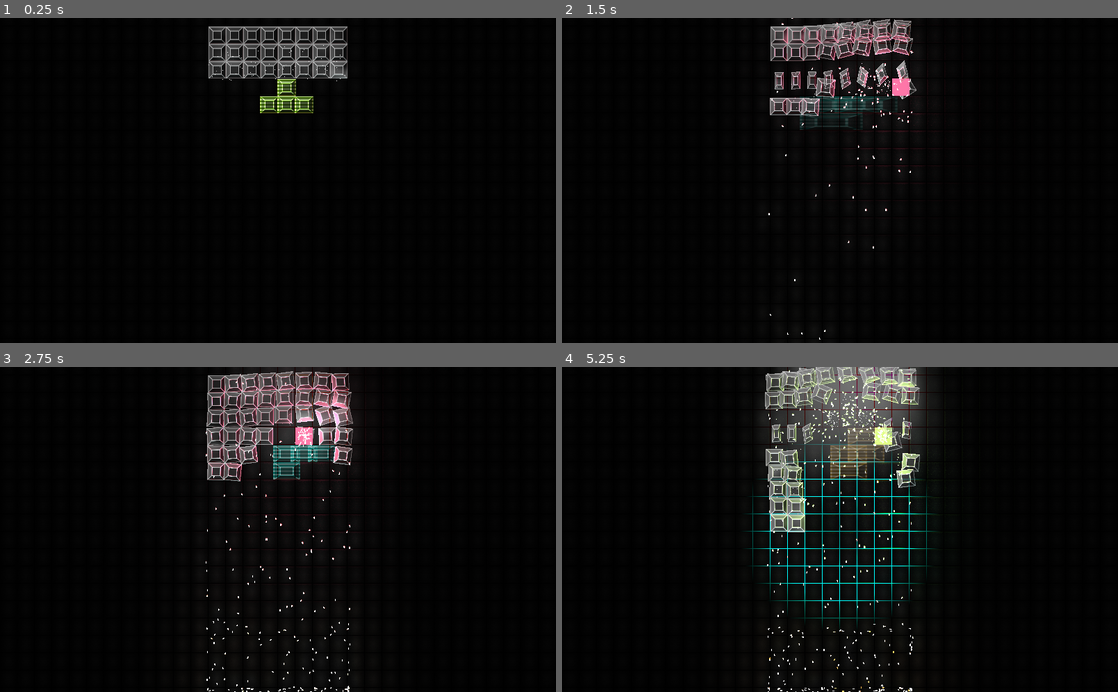
Above: before the commit, frames 1-4 (two rows, left to right).
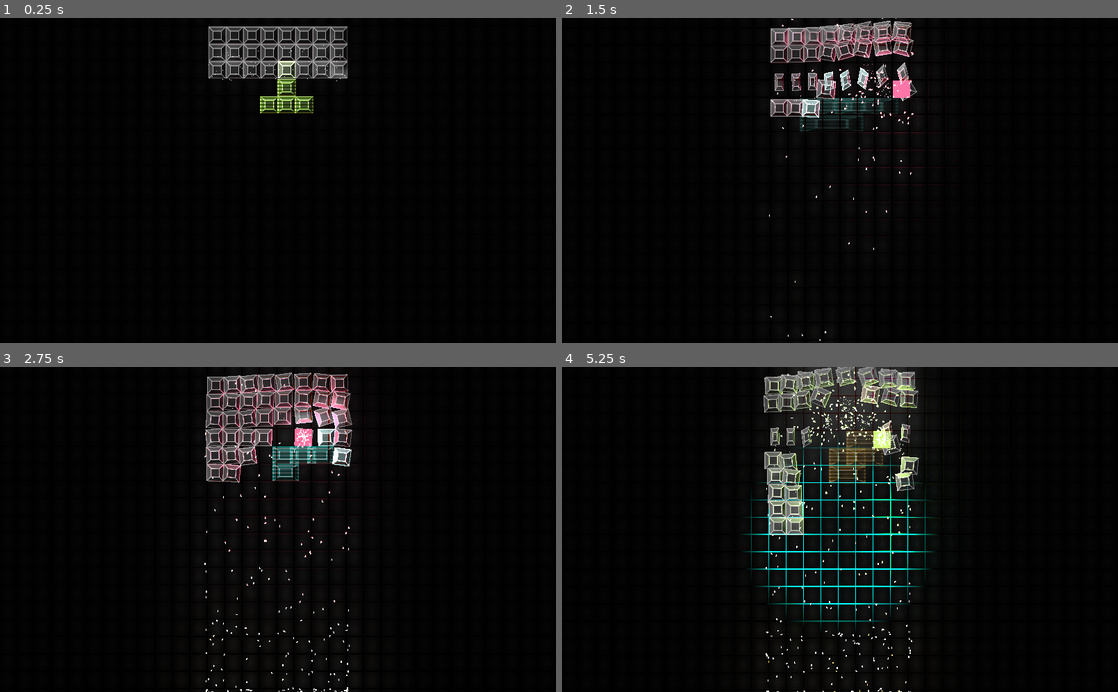
Above: after the commit, the same moments.

Repository: QuentinDaveau/reverse-tetris
Game: Godot game, scene res://src/game/Game.tscn
Same seed, same stepped clock (60 frames per second), same inputs: the game is played once before the commit and once after it.
Inputs:
- Up to frame 1 (0.25 s): no input
- Up to frame 2 (1.5 s): tap Enter (ui_accept) at 0.5, 0.77, 0.8, 1.07, 1.35 s; hold Right (ui_right) 0.53-1.28 s; tap R (game_rotate) at 0.6 s; hold Left (ui_left) from 1.28 s (still down)
- Up to frame 3 (2.75 s): tap Enter (ui_accept) at 1.52, 1.82, 2.3 s; tap R (game_rotate) at 1.55, 2.1 s; release Left (ui_left) at 2.03 s; hold Right (ui_right) from 2.03 s (still down)
- Up to frame 4 (5.25 s): tap R (game_rotate) at 2.85, 4.35, 5.1 s; tap Enter (ui_accept) at 3.02, 3.32, 3.6, 3.77, 4.07, 4.52, 4.82 s; release Right (ui_right) at 3.53 s; hold Left (ui_left) from 3.53 s (still down)

The runs differ from the first frame. In frame 1, 0.1% of the frame differs, in the area x 50-54%, y 13-19%; in frame 2, 3.7%; in frame 3, 5.6%; in frame 4, 11%, in the area x 32-68%, y 0-100%.

Commit message:
Add screen-shake and block highlight

Diff:
--- a/project.godot
+++ b/project.godot
@@ -42,6 +42,10 @@
 run/main_scene="res://src/game/Game.tscn"
 config/icon="res://icon.png"
 
+[autoload]
+
+CameraManager="*res://src/autoload/camera_manager.gd"
+
 [display]
 
 window/stretch/mode="2d"
--- /dev/null
+++ b/src/autoload/camera_manager.gd
@@ -0,0 +1,11 @@
+extends Node
+
+var _game_camera: Camera2D
+
+
+func _ready() -> void:
+	_game_camera = get_tree().get_root().find_node("GameCamera", true, false)
+
+
+func get_camera() -> Camera2D:
+	return _game_camera
--- a/src/block/Block.tscn
+++ b/src/block/Block.tscn
@@ -47,42 +47,68 @@
 [sub_resource type="VisualShaderNodeVectorScalarMix" id=13]
 default_input_values = [ 0, Vector3( 0, 0, 0 ), 1, Vector3( 0, 0, 0 ), 2, 0.5 ]
 
-[sub_resource type="VisualShaderNodeScalarOp" id=32]
-
-[sub_resource type="VisualShaderNodeVectorOp" id=33]
+[sub_resource type="VisualShaderNodeScalarOp" id=14]
+
+[sub_resource type="VisualShaderNodeVectorOp" id=15]
 default_input_values = [ 0, Vector3( 0, 0, 0 ), 1, Vector3( 1.2, 1.2, 1.2 ) ]
 operator = 2
 
-[sub_resource type="VisualShaderNodeScalarOp" id=34]
+[sub_resource type="VisualShaderNodeScalarOp" id=16]
 default_input_values = [ 0, 2.0, 1, 0.3 ]
 
-[sub_resource type="VisualShaderNodeScalarClamp" id=35]
-
-[sub_resource type="OpenSimplexNoise" id=14]
+[sub_resource type="VisualShaderNodeScalarClamp" id=17]
+
+[sub_resource type="VisualShaderNodeColorUniform" id=18]
+uniform_name = "HighlightColor"
+
+[sub_resource type="VisualShaderNodeVectorOp" id=21]
+output_port_for_preview = 0
+
+[sub_resource type="VisualShaderNodeVectorOp" id=42]
+default_input_values = [ 0, Vector3( 0, 0, 0 ), 1, Vector3( 2, 2, 2 ) ]
+operator = 2
+
+[sub_resource type="VisualShaderNodeVectorOp" id=43]
+default_input_values = [ 0, Vector3( 0.5, 0.5, 0.5 ), 1, Vector3( 0, 0, 0 ) ]
+
+[sub_resource type="VisualShaderNodeVectorLen" id=44]
+
+[sub_resource type="VisualShaderNodeVectorOp" id=45]
+operator = 2
+
+[sub_resource type="VisualShaderNodeVectorOp" id=46]
+operator = 2
+
+[sub_resource type="OpenSimplexNoise" id=22]
 period = 48.0
 
-[sub_resource type="NoiseTexture" id=15]
+[sub_resource type="NoiseTexture" id=23]
 seamless = true
-noise = SubResource( 14 )
-
-[sub_resource type="VisualShaderNodeTexture" id=16]
+noise = SubResource( 22 )
+
+[sub_resource type="VisualShaderNodeTexture" id=24]
 output_port_for_preview = 0
-texture = SubResource( 15 )
-
-[sub_resource type="VisualShaderNodeVectorOp" id=17]
+texture = SubResource( 23 )
+
+[sub_resource type="VisualShaderNodeScalarOp" id=47]
+default_input_values = [ 0, 0.0, 1, 1.5 ]
+operator = 2
+
+[sub_resource type="VisualShaderNodeVectorOp" id=25]
 output_port_for_preview = 0
 
-[sub_resource type="VisualShaderNodeInput" id=18]
+[sub_resource type="VisualShaderNodeInput" id=26]
 input_name = "time"
 
-[sub_resource type="VisualShaderNodeScalarUniform" id=19]
+[sub_resource type="VisualShaderNodeScalarUniform" id=27]
 uniform_name = "Speed"
 
-[sub_resource type="VisualShaderNodeScalarOp" id=20]
+[sub_resource type="VisualShaderNodeScalarOp" id=28]
 operator = 2
 
-[sub_resource type="VisualShader" id=21]
+[sub_resource type="VisualShader" id=29]
 code = "shader_type canvas_item;
+uniform vec4 HighlightColor : hint_color;
 uniform float Speed;
 uniform sampler2D tex_frg_4;uniform sampler2D tex_frg_13;
 
@@ -93,70 +119,29 @@
 }
 
 void fragment() {
-// ScalarUniform:8
-	float n_out8p0;
-	n_out8p0 = Speed;
-
-// Input:7
-	float n_out7p0;
-	n_out7p0 = TIME;
-
-// ScalarOp:9
-	float n_out9p0;
-	n_out9p0 = n_out8p0 * n_out7p0;
-
-// ScalarOp:16
-	float n_in16p1 = -1.00000;
-	float n_out16p0;
-	n_out16p0 = n_out9p0 * n_in16p1;
-
-// VectorCompose:11
-	float n_in11p0 = 0.00000;
-	float n_in11p2 = 0.00000;
-	vec3 n_out11p0;
-	n_out11p0 = vec3( n_in11p0 , n_out16p0 , n_in11p2 );
-
-// Input:2
-	vec3 n_out2p0;
-	n_out2p0 = vec3(SCREEN_UV,0.0);
-
-// VectorOp:10
-	vec3 n_out10p0;
-	n_out10p0 = n_out11p0 + n_out2p0;
-
-// Texture:4
-	vec3 n_out4p0;
-	float n_out4p1;
-	vec4 tex_frg_4_read = texture( tex_frg_4 , n_out10p0.xy );
-	n_out4p0 = tex_frg_4_read.rgb;
-	n_out4p1 = tex_frg_4_read.a;
-
-// VectorCompose:12
-	float n_in12p0 = 0.00000;
-	float n_in12p2 = 0.00000;
-	vec3 n_out12p0;
-	n_out12p0 = vec3( n_in12p0 , n_out9p0 , n_in12p2 );
-
-// VectorOp:14
-	vec3 n_out14p0;
-	n_out14p0 = n_out2p0 + n_out12p0;
-
-// Texture:13
-	vec3 n_out13p0;
-	float n_out13p1;
-	vec4 tex_frg_13_read = texture( tex_frg_13 , n_out14p0.xy );
-	n_out13p0 = tex_frg_13_read.rgb;
-	n_out13p1 = tex_frg_13_read.a;
-
-// VectorOp:6
-	vec3 n_out6p0;
-	n_out6p0 = n_out4p0 + n_out13p0;
-
-// VectorSmoothStep:15
-	vec3 n_in15p0 = vec3(0.95000,0.95000,0.95000);
-	vec3 n_in15p1 = vec3(1.90000,1.90000,1.90000);
-	vec3 n_out15p0;
-	n_out15p0 = smoothstep( n_in15p0, n_in15p1, n_out6p0 );
+// ColorUniform:28
+	vec3 n_out28p0;
+	float n_out28p1;
+	n_out28p0 = HighlightColor.rgb;
+	n_out28p1 = HighlightColor.a;
+
+// VectorLen:37
+	float n_out37p0;
+	n_out37p0 = length( n_out28p0 );
+
+// VectorOp:35
+	vec3 n_in35p1 = vec3(2.00000,2.00000,2.00000);
+	vec3 n_out35p0;
+	n_out35p0 = n_out28p0 * n_in35p1;
+
+// VectorOp:36
+	vec3 n_in36p0 = vec3(0.50000,0.50000,0.50000);
+	vec3 n_out36p0;
+	n_out36p0 = n_in36p0 + n_out35p0;
+
+// VectorOp:38
+	vec3 n_out38p0;
+	n_out38p0 = vec3(n_out37p0) * n_out36p0;
 
 // Input:17
 
@@ -169,9 +154,87 @@
 		n_out18p1 = _tex_read.a;
 	}
 
+// ScalarOp:40
+	float n_in40p1 = 1.50000;
+	float n_out40p0;
+	n_out40p0 = n_out18p1 * n_in40p1;
+
+// VectorOp:39
+	vec3 n_out39p0;
+	n_out39p0 = n_out38p0 * vec3(n_out40p0);
+
+// ScalarUniform:8
+	float n_out8p0;
+	n_out8p0 = Speed;
+
+// Input:7
+	float n_out7p0;
+	n_out7p0 = TIME;
+
+// ScalarOp:9
+	float n_out9p0;
+	n_out9p0 = n_out8p0 * n_out7p0;
+
+// ScalarOp:16
+	float n_in16p1 = -1.00000;
+	float n_out16p0;
+	n_out16p0 = n_out9p0 * n_in16p1;
+
+// VectorCompose:11
+	float n_in11p0 = 0.00000;
+	float n_in11p2 = 0.00000;
+	vec3 n_out11p0;
+	n_out11p0 = vec3( n_in11p0 , n_out16p0 , n_in11p2 );
+
+// Input:2
+	vec3 n_out2p0;
+	n_out2p0 = vec3(SCREEN_UV,0.0);
+
+// VectorOp:10
+	vec3 n_out10p0;
+	n_out10p0 = n_out11p0 + n_out2p0;
+
+// Texture:4
+	vec3 n_out4p0;
+	float n_out4p1;
+	vec4 tex_frg_4_read = texture( tex_frg_4 , n_out10p0.xy );
+	n_out4p0 = tex_frg_4_read.rgb;
+	n_out4p1 = tex_frg_4_read.a;
+
+// VectorCompose:12
+	float n_in12p0 = 0.00000;
+	float n_in12p2 = 0.00000;
+	vec3 n_out12p0;
+	n_out12p0 = vec3( n_in12p0 , n_out9p0 , n_in12p2 );
+
+// VectorOp:14
+	vec3 n_out14p0;
+	n_out14p0 = n_out2p0 + n_out12p0;
+
+// Texture:13
+	vec3 n_out13p0;
+	float n_out13p1;
+	vec4 tex_frg_13_read = texture( tex_frg_13 , n_out14p0.xy );
+	n_out13p0 = tex_frg_13_read.rgb;
+	n_out13p1 = tex_frg_13_read.a;
+
+// VectorOp:6
+	vec3 n_out6p0;
+	n_out6p0 = n_out4p0 + n_out13p0;
+
+// VectorSmoothStep:15
+	vec3 n_in15p0 = vec3(0.95000,0.95000,0.95000);
+	vec3 n_in15p1 = vec3(1.90000,1.90000,1.90000);
+	vec3 n_out15p0;
+	n_out15p0 = smoothstep( n_in15p0, n_in15p1, n_out6p0 );
+
 // VectorScalarMix:21
 	vec3 n_out21p0;
 	n_out21p0 = mix( n_out15p0 , n_out18p0 , n_out18p1 );
+
+// VectorOp:32
+	vec3 n_out32p0;
+	n_out32p0 = n_out39p0 + n_out21p0;
 
 // VectorOp:23
 	vec3 n_in23p1 = vec3(1.20000,1.20000,1.20000);
@@ -194,7 +257,7 @@
 	n_out25p0 = clamp( n_out22p0, n_in25p1, n_in25p2 );
 
 // Output:0
-	COLOR.rgb = n_out21p0;
+	COLOR.rgb = n_out32p0;
 	COLOR.a = n_out25p0;
 
 }
@@ -204,21 +267,21 @@
 
 }
 "
-graph_offset = Vector2( 625.552, 452.511 )
+graph_offset = Vector2( 800.437, 16 )
 mode = 1
 flags/light_only = false
-nodes/fragment/0/position = Vector2( 1880, 420 )
+nodes/fragment/0/position = Vector2( 1960, 420 )
 nodes/fragment/2/node = SubResource( 12 )
 nodes/fragment/2/position = Vector2( -40, 300 )
-nodes/fragment/4/node = SubResource( 16 )
+nodes/fragment/4/node = SubResource( 24 )
 nodes/fragment/4/position = Vector2( 700, 60 )
-nodes/fragment/6/node = SubResource( 17 )
+nodes/fragment/6/node = SubResource( 25 )
 nodes/fragment/6/position = Vector2( 960, 280 )
-nodes/fragment/7/node = SubResource( 18 )
+nodes/fragment/7/node = SubResource( 26 )
 nodes/fragment/7/position = Vector2( -40, 220 )
-nodes/fragment/8/node = SubResource( 19 )
+nodes/fragment/8/node = SubResource( 27 )
 nodes/fragment/8/position = Vector2( -40, 120 )
-nodes/fragment/9/node = SubResource( 20 )
+nodes/fragment/9/node = SubResource( 28 )
 nodes/fragment/9/position = Vector2( 160, 140 )
 nodes/fragment/10/node = SubResource( 1 )
 nodes/fragment/10/position = Vector2( 460, 160 )
@@ -239,30 +302,48 @@
 nodes/fragment/18/node = SubResource( 11 )
 nodes/fragment/18/position = Vector2( 1140, 500 )
 nodes/fragment/21/node = SubResource( 13 )
-nodes/fragment/21/position = Vector2( 1400, 480 )
-nodes/fragment/22/node = SubResource( 32 )
-nodes/fragment/22/position = Vector2( 1620, 400 )
-nodes/fragment/23/node = SubResource( 33 )
-nodes/fragment/23/position = Vector2( 1467.77, 289.511 )
-nodes/fragment/24/node = SubResource( 34 )
-nodes/fragment/24/position = Vector2( 1592.77, 609.511 )
-nodes/fragment/25/node = SubResource( 35 )
-nodes/fragment/25/position = Vector2( 1786.77, 606.511 )
-nodes/fragment/connections = PoolIntArray( 8, 0, 9, 0, 7, 0, 9, 1, 2, 0, 10, 1, 10, 0, 4, 0, 11, 0, 10, 0, 9, 0, 12, 1, 2, 0, 14, 0, 12, 0, 14, 1, 14, 0, 13, 0, 13, 0, 6, 1, 6, 0, 15, 2, 9, 0, 16, 0, 16, 0, 11, 1, 17, 0, 18, 2, 18, 1, 21, 2, 18, 0, 21, 1, 4, 0, 6, 0, 15, 0, 21, 0, 21, 0, 0, 0, 15, 0, 23, 0, 23, 0, 22, 0, 24, 0, 22, 1, 22, 0, 25, 0, 25, 0, 0, 1, 18, 1, 24, 0 )
-
-[sub_resource type="ShaderMaterial" id=22]
+nodes/fragment/21/position = Vector2( 1420, 420 )
+nodes/fragment/22/node = SubResource( 14 )
+nodes/fragment/22/position = Vector2( 1600, 600 )
+nodes/fragment/23/node = SubResource( 15 )
+nodes/fragment/23/position = Vector2( 1420, 540 )
+nodes/fragment/24/node = SubResource( 16 )
+nodes/fragment/24/position = Vector2( 1420, 680 )
+nodes/fragment/25/node = SubResource( 17 )
+nodes/fragment/25/position = Vector2( 1780, 640 )
+nodes/fragment/28/node = SubResource( 18 )
+nodes/fragment/28/position = Vector2( 1120, 120 )
+nodes/fragment/32/node = SubResource( 21 )
+nodes/fragment/32/position = Vector2( 1780, 360 )
+nodes/fragment/35/node = SubResource( 42 )
+nodes/fragment/35/position = Vector2( 1320, 120 )
+nodes/fragment/36/node = SubResource( 43 )
+nodes/fragment/36/position = Vector2( 1520, 100 )
+nodes/fragment/37/node = SubResource( 44 )
+nodes/fragment/37/position = Vector2( 1392.44, 18 )
+nodes/fragment/38/node = SubResource( 45 )
+nodes/fragment/38/position = Vector2( 1780, 20 )
+nodes/fragment/39/node = SubResource( 46 )
+nodes/fragment/39/position = Vector2( 1760, 160 )
+nodes/fragment/40/node = SubResource( 47 )
+nodes/fragment/40/position = Vector2( 1520, 220 )
+nodes/fragment/connections = PoolIntArray( 8, 0, 9, 0, 7, 0, 9, 1, 2, 0, 10, 1, 10, 0, 4, 0, 11, 0, 10, 0, 9, 0, 12, 1, 2, 0, 14, 0, 12, 0, 14, 1, 14, 0, 13, 0, 13, 0, 6, 1, 6, 0, 15, 2, 9, 0, 16, 0, 16, 0, 11, 1, 17, 0, 18, 2, 18, 1, 21, 2, 18, 0, 21, 1, 4, 0, 6, 0, 15, 0, 21, 0, 15, 0, 23, 0, 23, 0, 22, 0, 24, 0, 22, 1, 22, 0, 25, 0, 25, 0, 0, 1, 18, 1, 24, 0, 21, 0, 32, 1, 32, 0, 0, 0, 28, 0, 37, 0, 39, 0, 32, 0, 28, 0, 35, 0, 35, 0, 36, 1, 37, 0, 38, 0, 38, 0, 39, 0, 36, 0, 38, 1, 18, 1, 40, 0, 40, 0, 39, 1 )
+
+[sub_resource type="ShaderMaterial" id=30]
+resource_local_to_scene = true
 render_priority = 1
-shader = SubResource( 21 )
+shader = SubResource( 29 )
+shader_param/HighlightColor = Color( 0, 0, 0, 1 )
 shader_param/Speed = 0.025
 
-[sub_resource type="Gradient" id=23]
+[sub_resource type="Gradient" id=31]
 offsets = PoolRealArray( 0.785185, 1 )
 colors = PoolColorArray( 1, 1, 1, 0.643137, 1, 1, 1, 0 )
 
-[sub_resource type="GradientTexture" id=24]
-gradient = SubResource( 23 )
-
-[sub_resource type="ParticlesMaterial" id=25]
+[sub_resource type="GradientTexture" id=32]
+gradient = SubResource( 31 )
+
+[sub_resource type="ParticlesMaterial" id=33]
 lifetime_randomness = 0.17
 emission_shape = 2
 emission_box_extents = Vector3( 15, 15, 1 )
@@ -552,7 +633,7 @@
 
 [node name="Sprite" type="Sprite" parent="."]
 light_mask = 7
-material = SubResource( 22 )
+material = SubResource( 30 )
 scale = Vector2( 0.5, 0.5 )
 texture = ExtResource( 1 )
 normal_map = ExtResource( 3 )
--- a/src/block/block.gd
+++ b/src/block/block.gd
@@ -4,7 +4,7 @@
 const MAX_REPULSE_DIST: float = 200.0
 const MAX_SHAKE_DIST: float = 200.0
 const REPULSE_POWER: float = 15.0
-const SHAKE_POWER: float = 15.0
+const CAMERA_SHAKE_POWER: float = 5.0
 
 var _explode_delay: float = 0.2
 var _move_speed: float = 0.2
@@ -19,6 +19,10 @@
 	if abs($Sprite.rotation) > 0.001:
 		_repulse_shake = lerp(_repulse_shake, 0.0, 0.2)
 		$Sprite.rotation = _repulse_shake
+
+
+func highlight(highlight_color: Color) -> void:
+	$Sprite.get_material().set_shader_param("HighlightColor", highlight_color)
 
 
 func repulse(origin: Vector2) -> void:
@@ -59,7 +63,6 @@
 
 
 func explode(explosion_color: Color, limit_left: float, limit_right: float, limit_bottom: float) -> void:
-	print(limit_left, "   ", limit_right, "   ", limit_bottom)
 	$Light2D.color = explosion_color
 	$ColorRect.color = explosion_color
 	randomize()
@@ -71,7 +74,7 @@
 
 	for block in get_tree().get_nodes_in_group("Block"):
 		block.repulse(global_position)
-
+	CameraManager.get_camera().add_shake(CAMERA_SHAKE_POWER)
 	$ExplosionParticles.get_process_material().set_shader_param("max_left", limit_left)
 	$ExplosionParticles.get_process_material().set_shader_param("max_right", limit_right)
 	$ExplosionParticles.get_process_material().set_shader_param("max_bottom", limit_bottom)
--- a/src/game/Game.tscn
+++ b/src/game/Game.tscn
@@ -1,8 +1,9 @@
-[gd_scene load_steps=5 format=2]
+[gd_scene load_steps=6 format=2]
 
 [ext_resource path="res://src/grid/Grid.tscn" type="PackedScene" id=1]
 [ext_resource path="res://src/generator/Generator.tscn" type="PackedScene" id=2]
 [ext_resource path="res://src/background/Background.tscn" type="PackedScene" id=3]
+[ext_resource path="res://src/game/game_camera.gd" type="Script" id=4]
 
 [sub_resource type="Environment" id=1]
 background_mode = 4
@@ -28,3 +29,10 @@
 
 [node name="WorldEnvironment" type="WorldEnvironment" parent="."]
 environment = SubResource( 1 )
+
+[node name="GameCamera" type="Camera2D" parent="."]
+position = Vector2( 512, 300 )
+current = true
+script = ExtResource( 4 )
+
+[node name="Shaker" type="Tween" parent="GameCamera"]
--- /dev/null
+++ b/src/game/game_camera.gd
@@ -0,0 +1,43 @@
+extends Camera2D
+
+const SHAKE_THRESHOLD: float = 0.5
+
+export(float) var _shake_damp: float = 0.7
+export(float) var _shake_noise: float = 0.1
+export(float) var _shake_speed: float = 0.03
+
+var _shake_amount: Vector2 = Vector2.ZERO
+
+
+func _ready() -> void:
+	$Shaker.connect("tween_all_completed", self, "_shake_move_completed")
+
+
+func add_shake(amount: float) -> void:
+	randomize()
+	var vec_amount := (Vector2(randf(), randf()) - Vector2(0.5, 0.5)) * 2.0 * amount
+
+	if sign(_shake_amount.x):
+		_shake_amount.x += vec_amount.x * sign(_shake_amount.x)
+	else:
+		_shake_amount.x += vec_amount.x
+	if sign(_shake_amount.y):
+		_shake_amount.y += vec_amount.y * sign(_shake_amount.y)
+	else:
+		_shake_amount.y += vec_amount.y
+	_shake()
+
+
+func _shake_move_completed() -> void:
+	if not _shake_amount:
+		return
+	randomize()
+	_shake_amount = (-_shake_amount * (1 - _shake_damp)).rotated(rand_range(-PI/2 * _shake_noise, PI/2 * _shake_noise))
+	if _shake_amount.length() < SHAKE_THRESHOLD:
+		_shake_amount = Vector2.ZERO
+	_shake()
+
+
+func _shake() -> void:
+	$Shaker.interpolate_property(self, "offset", offset, _shake_amount, _shake_speed, Tween.TRANS_CIRC, Tween.EASE_IN_OUT)
+	$Shaker.start()
--- a/src/grid/Grid.tscn
+++ b/src/grid/Grid.tscn
@@ -10,6 +10,5 @@
 z_index = 1
 texture = ExtResource( 2 )
 offset = Vector2( 0, -512 )
-color = Color( 0.784314, 1, 1, 1 )
-energy = 2.0
+energy = 1.8
 range_item_cull_mask = 4
--- a/src/grid/grid.gd
+++ b/src/grid/grid.gd
@@ -18,6 +18,8 @@
 
 var _wall_delay: int = 0
 var _block_move_delay: float = 0.07
+
+var _highlighted_blocks: Array = []
 
 
 # Called when the node enters the scene tree for the first time.
@@ -94,9 +96,17 @@
 			int(_rows + pos.y + blocks[i].x) % _rows)))
 		models[i].update_shader(blocks[i].y)
 
-#		models[i].global_position = _convert_to_world_position(pos + Vector2(blocks[i].x, blocks[i].y))
-#		draw_rect(Rect2(Vector2(2 + (int(_rows + pos.y + block.x) % _rows) * _cell_size, -2 - (pos.x + block.y) * _cell_size), Vector2(1, -1) * (_cell_size - 5)), Color.blue)
-
+	var neighbours: PoolVector2Array = []
+	for block in blocks:
+		neighbours.append_array(_find_neighbour(Vector2(pos.x + block.y, int(_rows + pos.y + block.x) % _rows)))
+	for block in _highlighted_blocks:
+		if not block:
+			continue
+		block.highlight(Color.black)
+	_highlighted_blocks = []
+	for block in neighbours:
+		cells[block.x][block.y].highlight(_player._current_brick.get_blocks_color())
+		_highlighted_blocks.append(cells[block.x][block.y])
 
 
 func _push_wall(amount: int) -> void:
--- a/src/grid/smoke_spawner/SmokeSpawner.tscn
+++ b/src/grid/smoke_spawner/SmokeSpawner.tscn
@@ -3,14 +3,14 @@
 [ext_resource path="res://src/grid/smoke_spawner/smoke_spawner.gd" type="Script" id=1]
 [ext_resource path="res://assets/particles/smoke.png" type="Texture" id=2]
 
-[sub_resource type="Gradient" id=32]
+[sub_resource type="Gradient" id=1]
 offsets = PoolRealArray( 0, 0.343284, 0.798507 )
-colors = PoolColorArray( 0.521569, 0.521569, 0.521569, 0, 0.52549, 0.52549, 0.52549, 0.12549, 0.541176, 0.541176, 0.541176, 0 )
+colors = PoolColorArray( 0.129412, 0.129412, 0.129412, 0, 0.129412, 0.129412, 0.129412, 0.156863, 0.129412, 0.129412, 0.129412, 0 )
 
-[sub_resource type="GradientTexture" id=33]
-gradient = SubResource( 32 )
+[sub_resource type="GradientTexture" id=2]
+gradient = SubResource( 1 )
 
-[sub_resource type="ParticlesMaterial" id=34]
+[sub_resource type="ParticlesMaterial" id=3]
 emission_shape = 2
 emission_box_extents = Vector3( 12, 12, 1 )
 flag_disable_z = true
Not shown: 8 places in src/block/Block.tscn that only renumber resources
Not shown: 2 places in src/grid/smoke_spawner/SmokeSpawner.tscn that only renumber resources
